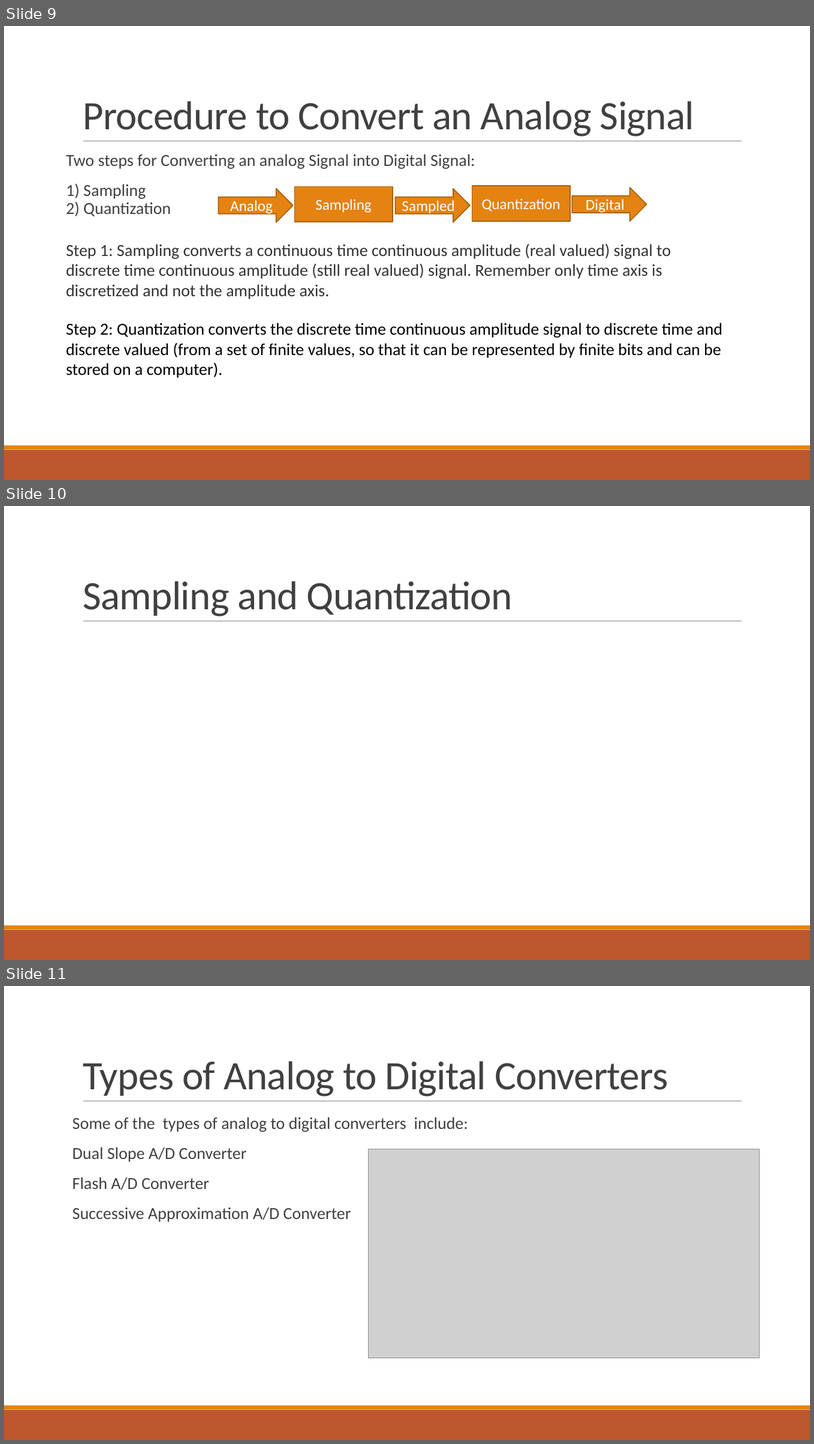
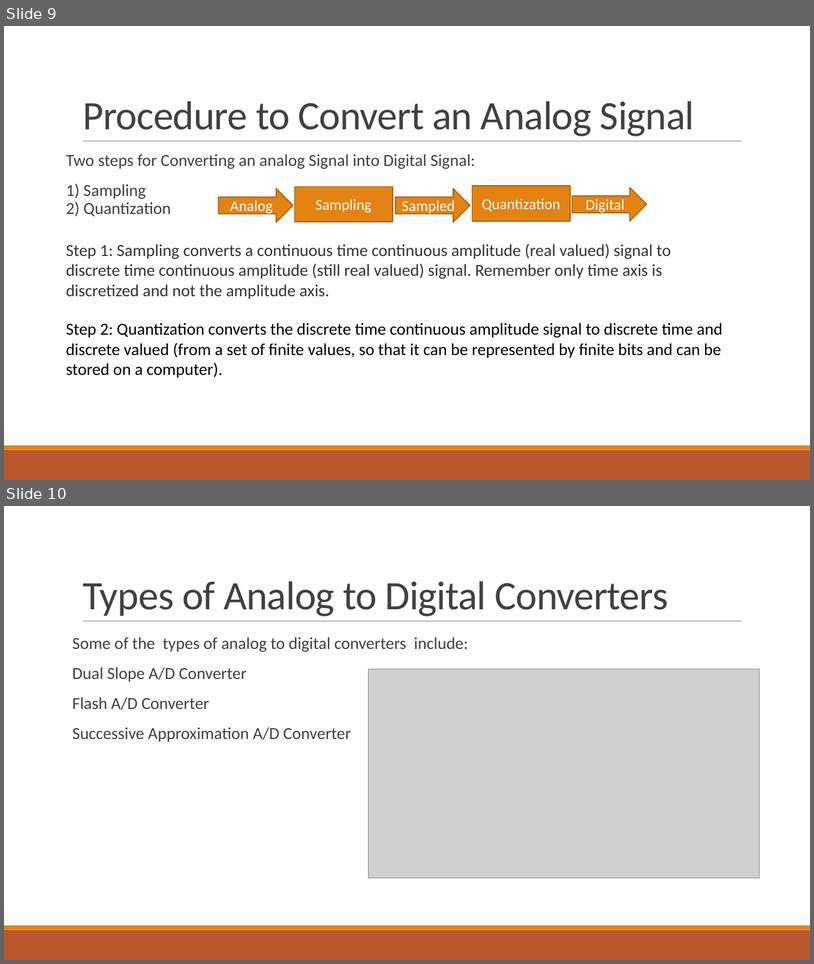
Before and after one commit to Mohamedsaied8/AMIT_labs, a slide deck: slides/ADC.pptx. Shown one above the other, each under a label of ours: slides 9, 10 and 11 before the commit, slides 9 and 10 after it. The pictures are 814x1444 and 814x964 pixels, drawn with LibreOffice and Linux fonts; fonts in the diff are those of the drawing; grey boxes stand for pictures. Boxes give left, top, right and bottom in pixels: in the first picture for what was removed or moved away, otherwise in the second. Text is boxed around its words. In the diff, an @@ line names an element or a change of style, - is before the commit and + after.

```diff
--- a/slides/ADC.pptx
+++ b/slides/ADC.pptx
@@ slide 10 removed at [4, 506, 810, 960], background #FFFFFF; not listed: 3 template elements that a slide beside it also shows @@
@@ title removed at [83, 581, 513, 616] @@
-Sampling and Quantization
@@ what was slide 11 is now slide 10 @@
```
Also in this commit, not shown: 51 other files.
